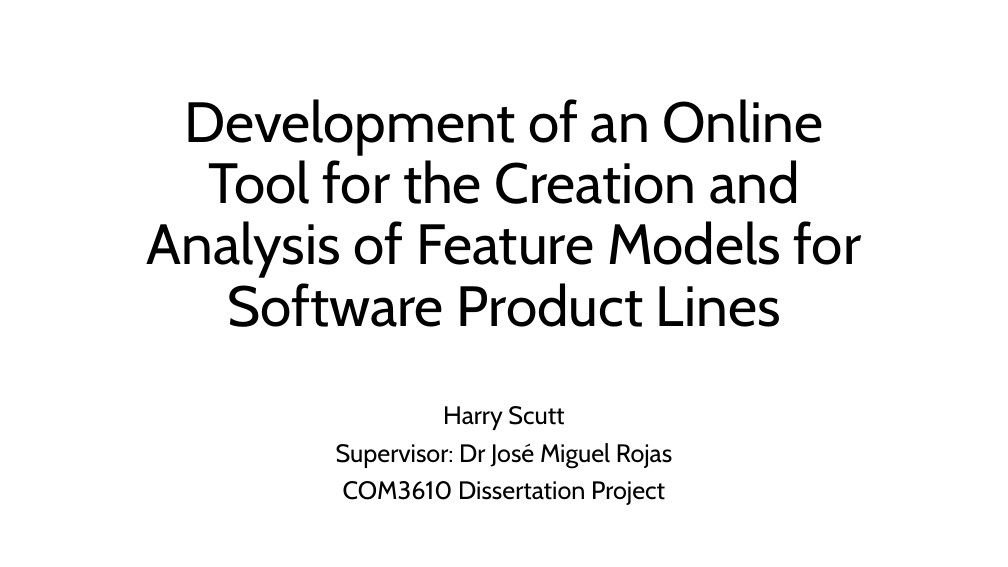
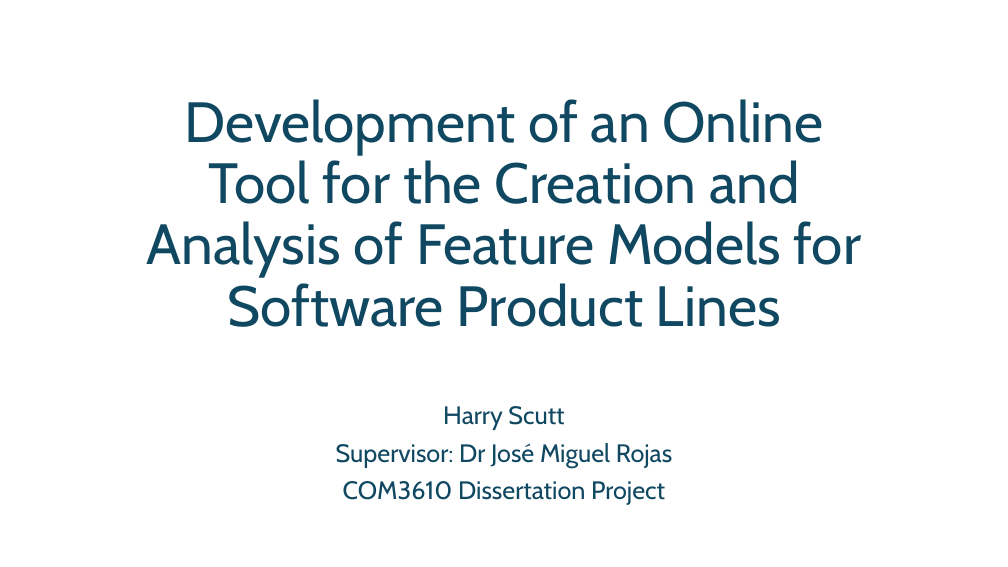
Before and after one commit to Ecdysiasttt/Dissertation, a slide deck: slide 1 of Presentation Powerpoint.pptx. Drawn at 1008x567 pixels with LibreOffice and Linux fonts; fonts in the diff are those of the drawing. Boxes give left, top, right and bottom in pixels: in the first picture for what was removed or moved away, otherwise in the second. Text is boxed around its words. In the diff, an @@ line names an element or a change of style, - is before the commit and + after.

```diff
--- a/Presentation Powerpoint.pptx
+++ b/Presentation Powerpoint.pptx
@@ title "Development of an Online Tool ..." at (147,99,862,327): text colour #000000 to #104862 @@
@@ subtitle "Harry Scutt" at (336,406,672,505): text colour #000000 to #104862 @@
```
Also in this commit, not shown: 4 other slides changed, 1 slide added, 1 slide removed, 1 other file.
